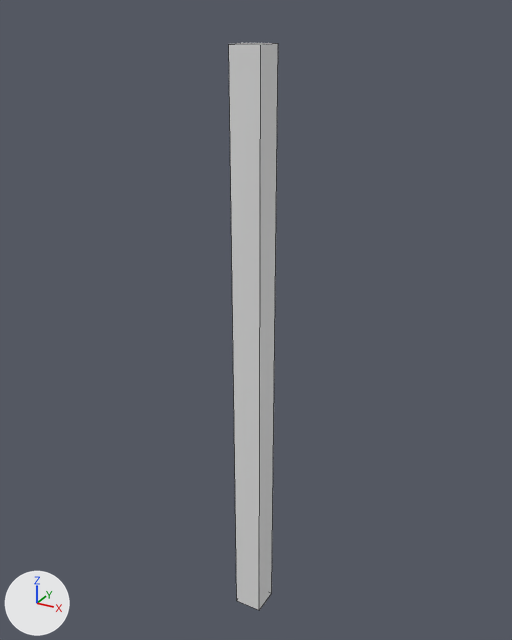
The FBX model Assets/Resources/Meshes/Items/Sword.fbx as it was, and as the next commit left it.
One viewpoint serves both versions: a 50 mm camera at (0.507, -0.916, 0.844) aimed at (-0.011, 0.026, 0.373). Every picture has the same lights, and +X, +Y and +Z are marked at lower left. Mesh edges are drawn as thin lines.

The scene before the commit, as lines of its bpy script (objects in view):
```python
me_cube_002 = bpy.data.meshes.new('Cube.002')
me_cube_002.from_pydata(...)  # a box spanning x -0.025..0.025, y -0.025..0.025, z -0.2..0.8
ob_cube = bpy.data.objects.new('Cube', me_cube_002)
ob_cube.location = (0.0, 0.0, 0.0)
```
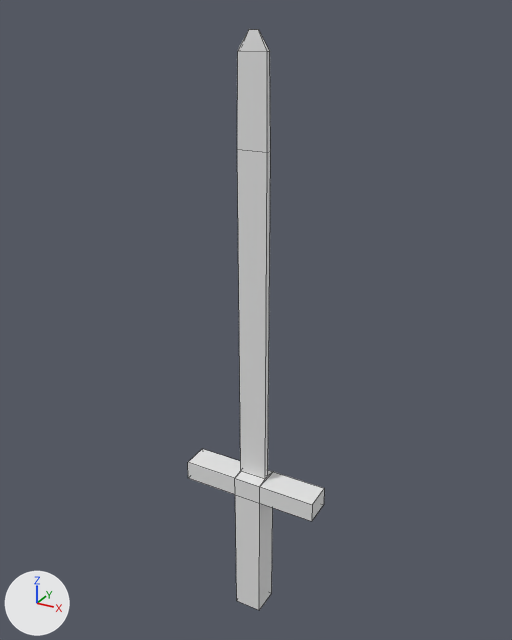
The change, as a diff of the scene's bpy script:
```diff
--- a/Assets/Resources/Meshes/Items/Sword.fbx.py
+++ b/Assets/Resources/Meshes/Items/Sword.fbx.py
@@ me_cube_002 @@
 # used by ob_cube; location = (0.0, 0.0, 0.0)
-me_cube_002.from_pydata(...)  # 8 vertices, 6 faces; spans x -0.025..0.025, y -0.025..0.025, z -0.2..0.8
+me_cube_002.from_pydata(...)  # 34 vertices, 33 faces; spans x -0.125..0.125, y -0.025..0.025, z -0.2..0.819
+# me_cube_002 part 1
+# 4 vertices are removed from x -0.025..0.025, y -0.025..0.025, z 0.8
+# 5 faces are deleted
+# 30 vertices are added at x -0.125..0.125, y -0.025..0.025, z 0.05..0.819
+# 32 new faces join them
```

Location of each change, [x1, y1, x2, y2] in pixels of the pictures (512 x 640 px):
'Cube', reshaped (174% wider): before [229, 43, 278, 610]; after [188, 29, 324, 610]
